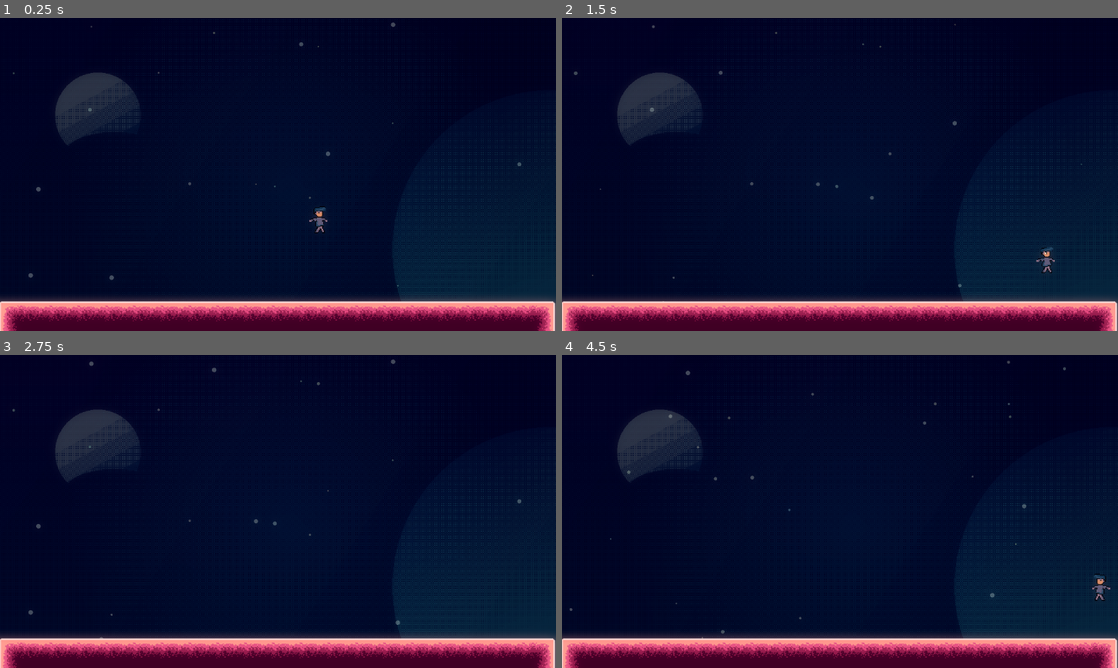
Above: before the commit, frames 1-4 (two rows, left to right).
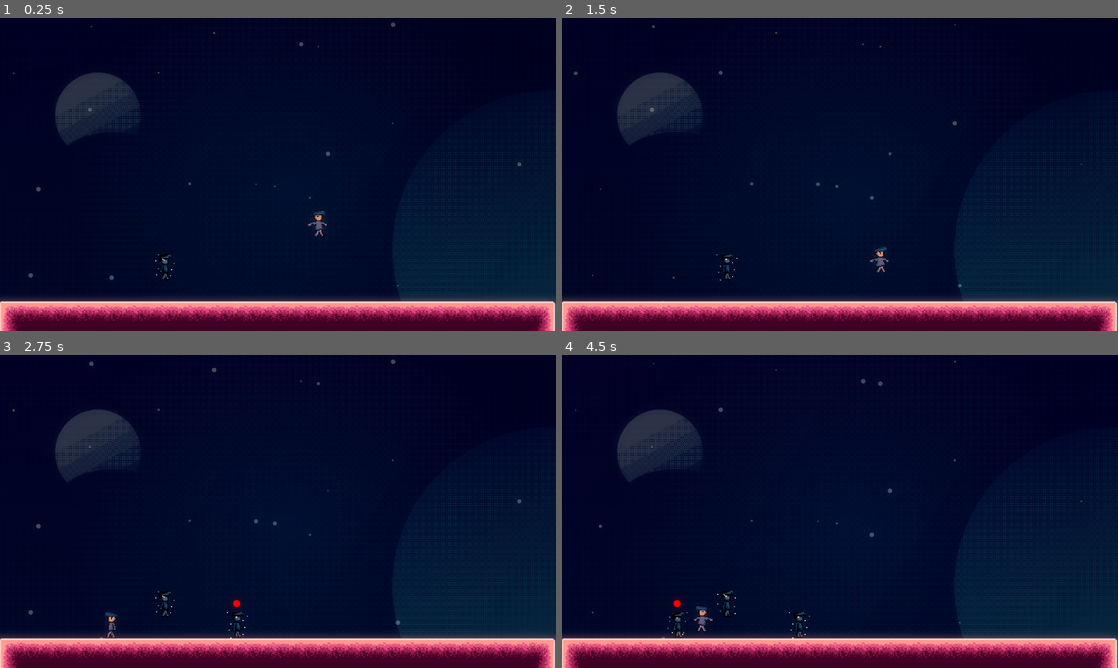
Above: after the commit, the same moments.

Repository: juanmends/game-jam-plus-2025
Game: Godot game, scene res://scenes/fase_1.tscn
The game is run twice, just before and just after one commit, with the same random seed, the same clock (stepped at 60 frames per second) and the same inputs.
Inputs:
- Up to frame 1 (0.25 s): no input
- Up to frame 2 (1.5 s): tap Enter (ui_accept) at 0.5, 0.77, 0.8, 1.07, 1.35 s; hold Right (move_forward) from 0.53 s (still down); tap W (good_dump_01, bound only after the commit) at 0.6 s
- Up to frame 3 (2.75 s): tap Enter (ui_accept) at 1.52, 1.82, 2.3 s; tap W (good_dump_01, bound only after the commit) at 1.55 s; release Right (move_forward) at 2.03 s; hold Left (move_backwards) from 2.03 s (still down); tap S (trauma_dump_01) at 2.1 s
- Up to frame 4 (4.5 s): release Left (move_backwards) at 2.78 s; hold Right (move_forward) 2.78-4.28 s; tap D (trauma_dump_02) at 2.85 s; tap Enter (ui_accept) at 3.02, 3.32, 3.77, 3.8, 4.07 s; tap W (good_dump_01, bound only after the commit) at 3.05, 3.6, 4.35 s; hold Left (move_backwards) from 4.28 s (still down)

The runs differ from the first frame. In frame 1, 0.3% of the frame differs, in the area x 27-59%, y 60-84%; in frame 2, 0.4%; in frame 3, 0.3%; in frame 4, 0.8%, in the area x 1-99%, y 1-91%.

Commit message:
Refatoração na lógica geral de atração e repulsão. 'HopeMan' adicionado.

Diff:
--- a/player_variables.gd
+++ b/player_variables.gd
@@ -1,3 +1,6 @@
 extends Node
 
 var clones = []
+
+@export_range(0, 10000.0, 10.0)
+var gravity = 980.0
--- a/project.godot
+++ b/project.godot
@@ -27,7 +27,7 @@
 
 [global_group]
 
-Player="Gravity Influence Group"
+Hope="Gravity Influence Group"
 
 [input]
 
@@ -57,6 +57,12 @@
 , Object(InputEventJoypadButton,"resource_local_to_scene":false,"resource_name":"","device":0,"button_index":2,"pressure":0.0,"pressed":false,"script":null)
 ]
 }
+good_dump_01={
+"deadzone": 0.5,
+"events": [Object(InputEventKey,"resource_local_to_scene":false,"resource_name":"","device":-1,"window_id":0,"alt_pressed":false,"shift_pressed":false,"ctrl_pressed":false,"meta_pressed":false,"pressed":false,"keycode":87,"physical_keycode":0,"key_label":0,"unicode":119,"location":0,"echo":false,"script":null)
+, Object(InputEventJoypadButton,"resource_local_to_scene":false,"resource_name":"","device":0,"button_index":3,"pressure":0.0,"pressed":false,"script":null)
+]
+}
 
 [rendering]
 
--- a/scenes/clone.tscn
+++ b/scenes/anxiety.tscn
@@ -1,6 +1,6 @@
 [gd_scene load_steps=11 format=3 uid="uid://ce83qmq74lgb2"]
 
-[ext_resource type="Script" uid="uid://fnky8xpn0d66" path="res://scripts/clone.gd" id="1_51lvd"]
+[ext_resource type="Script" uid="uid://fnky8xpn0d66" path="res://scripts/anxiety.gd" id="1_51lvd"]
 [ext_resource type="Texture2D" uid="uid://dr5kynaux33ln" path="res://assets/clone.png" id="2_51lvd"]
 [ext_resource type="Script" uid="uid://v44dm3fvh8qp" path="res://scripts/area_2d.gd" id="2_rbuo6"]
 
@@ -61,10 +61,10 @@
 gravity_point = true
 gravity_point_center = Vector2(0, 0)
 gravity_direction = Vector2(0, 0)
-gravity = 1200.0
+gravity = 1980.0
 script = ExtResource("2_rbuo6")
-gravity_range = 320.0
+gravity_range = 140.0
 
 [node name="CollisionShape2D" type="CollisionShape2D" parent="GravityArea"]
-scale = Vector2(12, 12)
+scale = Vector2(4.57, 4.57)
 shape = SubResource("CircleShape2D_rbuo6")
--- a/scenes/fase_1.tscn
+++ b/scenes/fase_1.tscn
@@ -6,6 +6,7 @@
 [ext_resource type="PackedScene" uid="uid://ctm07se7ra73a" path="res://scenes/player.tscn" id="4_m44rk"]
 [ext_resource type="Texture2D" uid="uid://f8f4v0vpl5hb" path="res://assets/background.png" id="5_fbhx4"]
 [ext_resource type="PackedScene" uid="uid://dd20nwpvgmaow" path="res://scenes/fundo.tscn" id="6_clhhq"]
+[ext_resource type="PackedScene" uid="uid://cavuutvfm8b3v" path="res://scenes/hope.tscn" id="7_6cnnc"]
 
 [sub_resource type="WorldBoundaryShape2D" id="WorldBoundaryShape2D_lbhrr"]
 distance = -16.0
@@ -79,7 +80,8 @@
 layer_0/tile_data = PackedInt32Array(524273, 65537, 0, 524274, 65537, 0, 524275, 65537, 0, 524276, 65537, 0, 524277, 65 …(631 unchanged characters)…
 
 [node name="Player" parent="." groups=["Player"] instance=ExtResource("4_m44rk")]
-position = Vector2(-144, 101)
+position = Vector2(-145, 101)
+collision_mask = 5
 
 [node name="Camera2D" type="Camera2D" parent="."]
 position = Vector2(-191, 78)
@@ -98,3 +100,6 @@
 
 [node name="WorldEnvironment" type="WorldEnvironment" parent="."]
 environment = SubResource("Environment_p57ef")
+
+[node name="HopeMan" parent="." instance=ExtResource("7_6cnnc")]
+position = Vector2(-322, 184)
--- /dev/null
+++ b/scenes/hope.tscn
@@ -0,0 +1,51 @@
+[gd_scene load_steps=8 format=3 uid="uid://cavuutvfm8b3v"]
+
+[ext_resource type="Texture2D" uid="uid://dr5kynaux33ln" path="res://assets/clone.png" id="2_51lvd"]
+
+[sub_resource type="AtlasTexture" id="AtlasTexture_0dm2r"]
+atlas = ExtResource("2_51lvd")
+region = Rect2(0, 0, 32, 32)
+
+[sub_resource type="AtlasTexture" id="AtlasTexture_jkroa"]
+atlas = ExtResource("2_51lvd")
+region = Rect2(32, 0, 32, 32)
+
+[sub_resource type="AtlasTexture" id="AtlasTexture_ndwta"]
+atlas = ExtResource("2_51lvd")
+region = Rect2(64, 0, 32, 32)
+
+[sub_resource type="AtlasTexture" id="AtlasTexture_mn6pv"]
+atlas = ExtResource("2_51lvd")
+region = Rect2(96, 0, 32, 32)
+
+[sub_resource type="SpriteFrames" id="SpriteFrames_18bmb"]
+animations = [{
+"frames": [{
+"duration": 1.0,
+"texture": SubResource("AtlasTexture_0dm2r")
+}, {
+"duration": 1.0,
+"texture": SubResource("AtlasTexture_jkroa")
+}, {
+"duration": 1.0,
+"texture": SubResource("AtlasTexture_ndwta")
+}, {
+"duration": 1.0,
+"texture": SubResource("AtlasTexture_mn6pv")
+}],
+"loop": true,
+"name": &"default",
+"speed": 5.0
+}]
+
+[sub_resource type="CircleShape2D" id="CircleShape2D_o17ua"]
+radius = 80.0
+
+[node name="Hope" type="Area2D" groups=["Hope"]]
+
+[node name="AnimatedSprite2D" type="AnimatedSprite2D" parent="."]
+sprite_frames = SubResource("SpriteFrames_18bmb")
+autoplay = "default"
+
+[node name="CollisionShape2D" type="CollisionShape2D" parent="."]
+shape = SubResource("CircleShape2D_o17ua")
--- a/scenes/player.tscn
+++ b/scenes/player.tscn
@@ -155,3 +155,8 @@
 
 [node name="clone2" type="AudioStreamPlayer" parent="."]
 stream = ExtResource("8_y4r1p")
+
+[node name="Timer" type="Timer" parent="."]
+wait_time = 0.4
+
+[connection signal="timeout" from="Timer" to="." method="_on_timer_timeout"]
--- a/scripts/clone.gd
+++ b/scripts/anxiety.gd
@@ -1,6 +1,6 @@
 extends StaticBody2D
 
-var is_inverse:bool = false
+var is_inverse: bool = false
 
 # Called when the node enters the scene tree for the first time.
 func _ready() -> void:
--- a/scripts/area_2d.gd
+++ b/scripts/area_2d.gd
@@ -10,5 +10,4 @@
 	var direction = (global_position - point).normalized()
 	var distance = global_position.distance_to(point)
 	var falloff = clamp(1.0 - (distance / gravity_range), 0.0, 1.0)
-	var gravity_strength = gravity * 0.65 if orientation < 0 else gravity
-	return direction * gravity_strength * falloff * orientation
+	return direction * gravity * falloff * orientation
--- a/scripts/killzone.gd
+++ b/scripts/killzone.gd
@@ -2,10 +2,8 @@
 
 @onready var timer: Timer = $Timer
 
-
 func _on_body_entered(_body: Node2D) -> void:
 	timer.start()
-
 
 func _on_timer_timeout() -> void:
 	PlayerVariables.clones.clear()
--- a/scripts/player.gd
+++ b/scripts/player.gd
@@ -8,10 +8,11 @@
 @onready var jump: AudioStreamPlayer = $jump
 @onready var clone_1: AudioStreamPlayer = $clone1
 @onready var clone_2: AudioStreamPlayer = $clone2
-@onready var clone = preload("res://scenes/clone.tscn")
+@onready var clone = preload("res://scenes/anxiety.tscn")
 @onready var collision_shape = $CollisionShape2D
 @onready var gravity_detector = $GravityDetector
 @onready var animated_sprite_2d: AnimatedSprite2D = $AnimatedSprite2D
+@onready var timer: Timer = $Timer
 
 var extra_gravity: Vector2 = Vector2.ZERO
 var current_active_area: Vector2 = Vector2.ZERO
@@ -26,9 +27,22 @@
 			PlayerVariables.clones.append(cloneInstance)
 			clone_1.play()
 
+func _jump() -> void:
+	velocity.y = JUMP_VELOCITY
+	jump.play()
+
+	if current_active_area != Vector2.ZERO:
+		timer.start()
+		PlayerVariables.gravity = 1960.0
+		# print(PlayerVariables.gravity)
+
+func _on_timer_timeout() -> void:
+	PlayerVariables.gravity = 980.0
+	# print(PlayerVariables.gravity)
+
 func _physics_process(delta: float) -> void:
 	# Add the gravity.
-	var total_gravity = get_gravity()  # Valor Default que está nas definições do Projeto
+	var total_gravity = Vector2(PlayerVariables.gravity, PlayerVariables.gravity)  # Valor Default que está nas definições do Projeto
 	extra_gravity = Vector2.ZERO
 	current_active_area = Vector2.ZERO
 
@@ -49,6 +63,10 @@
 				closest_distance = current_distance
 				gravity_from_closest_area = area.get_gravity_at_point(global_position)
 
+		if area.is_in_group("Hope") and Input.is_action_just_pressed("good_dump_01"):
+			global_position = area.global_position
+
+
 	var final_gravity = total_gravity + gravity_from_closest_area
 
 	if not is_on_floor():
@@ -56,8 +74,7 @@
 
 	# Handle jump.
 	if Input.is_action_just_pressed("ui_accept") and is_on_floor():
-		velocity.y = JUMP_VELOCITY
-		jump.play()
+		_jump()
 
 	if Input.is_action_just_pressed("ui_down") and PlayerVariables.clones.front() != null:
 		clone_2.play()
@@ -85,9 +102,9 @@
 		animated_sprite_2d.play("jump")
 
 	if direction:
-		velocity.x = direction * SPEED
+		velocity.x = direction * (SPEED)
 	else:
-		velocity.x = move_toward(velocity.x, 0, SPEED)
+		velocity.x = move_toward(velocity.x, 0, (SPEED))
 
 	move_and_slide()
 	queue_redraw()
Not shown: 1 places in scenes/fase_1.tscn that only renumber resources
Renamed: scripts/clone.gd.uid -> scripts/anxiety.gd.uid
